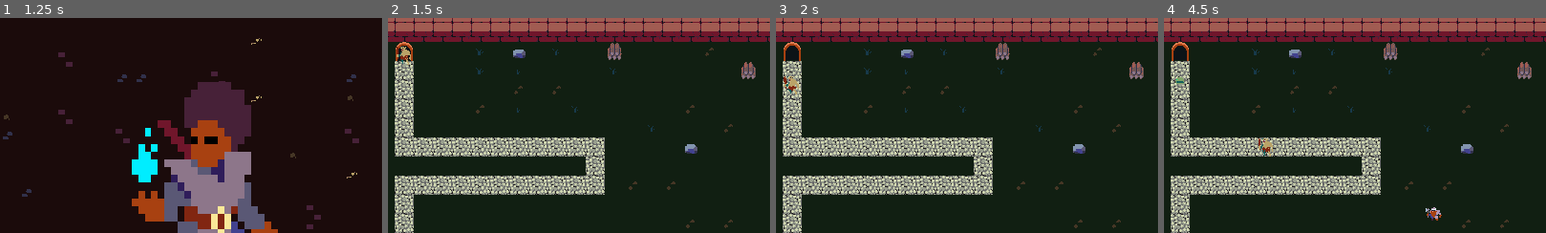
Above: before the commit, frames 1-4 (left to right).
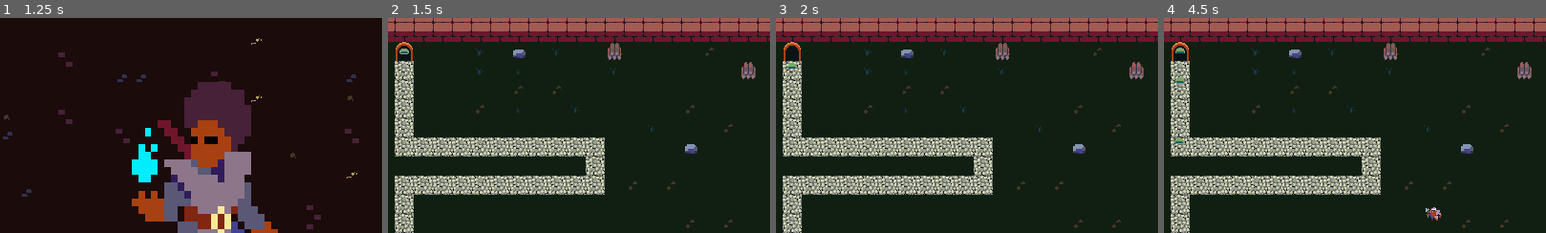
Above: after the commit, the same moments.

Repository: WizardsNStuff/tower-defense
Game: Godot game, scene res://menus-and-interfaces/main_menu/Main_Menu.tscn
Same seed, same stepped clock (60 frames per second), same inputs: the game is played once before the commit and once after it.
Inputs (mouse positions are % of the whole screen's width and height, from its top left):
- Up to frame 1 (1.25 s): click (7, 46) at 0.5 s
- Up to frame 2 (1.5 s): click (9, 50) at 1.25 s
- Up to frame 3 (2 s): no input
- Up to frame 4 (4.5 s): move the mouse to (72, 45) at 2.02 s; click (72, 45) at 2.17 s; click (78, 20) at 2.75 s; drag from (30, 55) to (72, 45) at 3.52 s; click (78, 41) at 4.25 s
The pictures show only the part of the screen within x 37-87%, y 0-50%; the shares and areas given below are measured in that part.

Frame 1 is identical in both runs. In frame 2, 0.2% of the frame differs, in the area x 2-6%, y 13-22%; in frame 3, 0.2%; in frame 4, 0.3%, in the area x 2-29%, y 13-65%.

Commit message:
wave spawner

Diff:
--- a/enemy_spawner.gd
+++ b/enemy_spawner.gd
@@ -4,14 +4,33 @@
 @export var spawn_interval = 1.0
 @export var path_follow_node : PathFollow2D
 @onready var spawn_timer : Timer = $SpawnTimer
+@onready var wave_timer : Timer = $WaveTimer
 @export var path_follow_scene = preload("res://path_follow_2d.tscn")
 
+var slime = load("res://enemies/slime.tscn")
+var goblin = load("res://enemies/goblin.tscn")
+var skeleton = load("res://enemies/skeleton.tscn")
+var orc = load("res://enemies/orc.tscn")
+var dragon = load("res://enemies/dragon.tscn")
+
+var waves = [
+		[slime],
+		[slime,goblin],
+		[slime,goblin,skeleton],
+		[slime,goblin,skeleton,orc],
+		[slime,goblin,skeleton,orc,dragon]
+]
+
+var wave_number = 0
+
 func spawn_enemy() -> void:
+	var wave_mob_size = waves[wave_number].size()
+
 	# get random index for enemy
-	var random_index = randi_range(0,enemy_scenes.size()-1)
+	var random_index = randi_range(0,wave_mob_size - 1)
 
 	# get random enemy from scene array
-	var enemy_scene = enemy_scenes[random_index]
+	var enemy_scene = waves[wave_number][random_index]
 
 	# create insatnce of enemy scene
 	var enemy_instance = enemy_scene.instantiate()
@@ -27,6 +46,9 @@
 	#enemy_instance.position = path_follow_node.position
 
 	spawn_timer.start()
+	if wave_timer.is_stopped():
+		wave_timer.start()
+
 
 func _on_spawn_timer_timeout() -> void:
 	pass # spawn timer finished, spawn again
@@ -34,3 +56,19 @@
 func _physics_process(_delta: float) -> void:
 	if spawn_timer.is_stopped():
 		spawn_enemy()
+	if wave_timer.is_stopped():
+		# goto next wave
+		# win
+		print("wave number: ", wave_number + 1)
+		if wave_number >= enemy_scenes.size()-1:
+			#load win scene
+			# if no enemies on screen
+			print("WINNNN")
+			pass
+		else:
+			wave_number += 1
+			spawn_enemy()
+
+
+func _on_wave_timer_timeout() -> void:
+	pass # Replace with function body.
--- a/level_1.tscn
+++ b/level_1.tscn
@@ -196,5 +196,10 @@
 wait_time = 2.0
 one_shot = true
 
+[node name="WaveTimer" type="Timer" parent="EnemySpawner"]
+wait_time = 3.0
+one_shot = true
+
 [connection signal="body_entered" from="Exit" to="Exit" method="_on_body_entered"]
 [connection signal="timeout" from="EnemySpawner/SpawnTimer" to="EnemySpawner" method="_on_spawn_timer_timeout"]
+[connection signal="timeout" from="EnemySpawner/WaveTimer" to="EnemySpawner" method="_on_wave_timer_timeout"]
